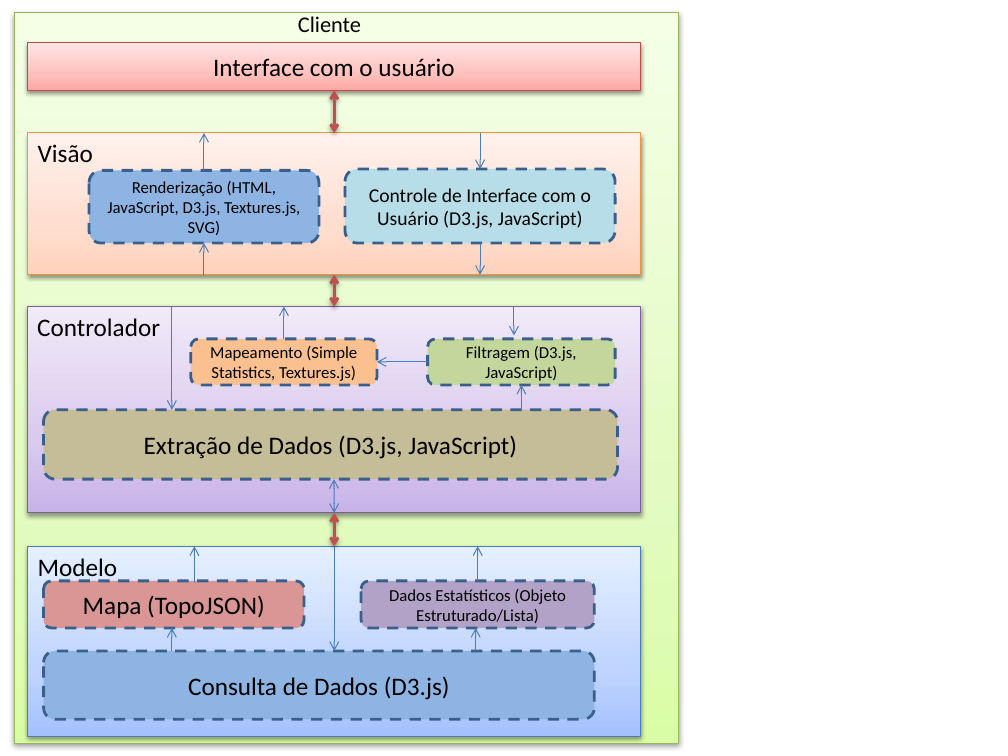
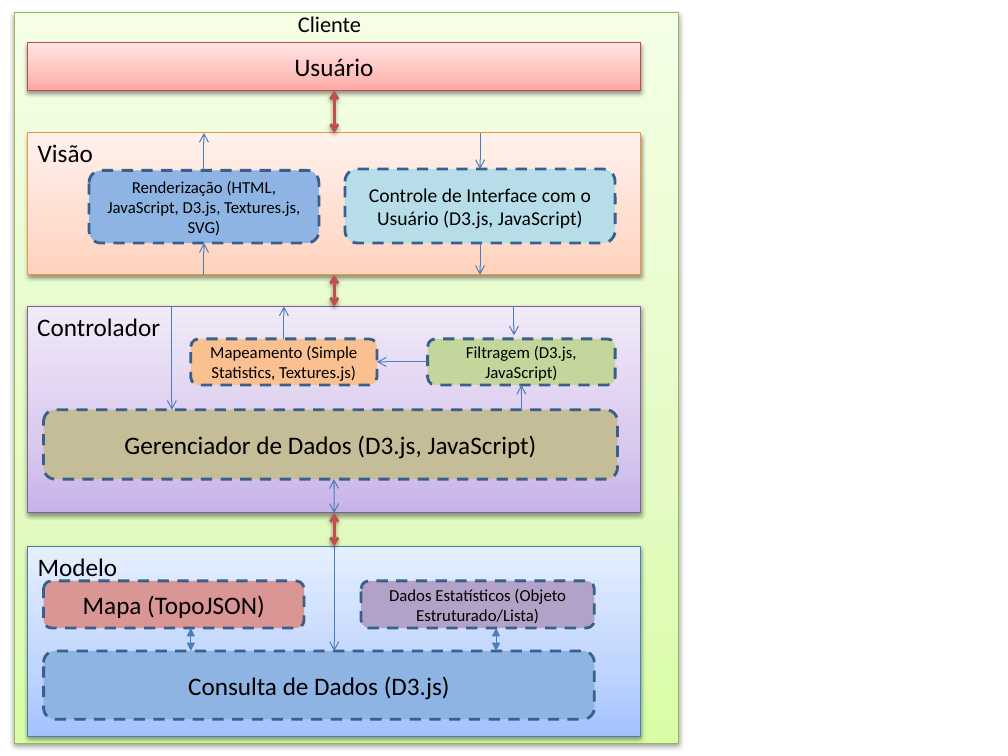
Before and after one commit to marcosbenaion/TCC, a slide deck: slide 5 of Figuras TCC/Arquitetura.pptx. Drawn at 1008x756 pixels with LibreOffice and Linux fonts; fonts in the diff are those of the drawing. Boxes give left, top, right and bottom in pixels: in the first picture for what was removed or moved away, otherwise in the second. Text is boxed around its words. In the diff, an @@ line names an element or a change of style, - is before the commit and + after.

```diff
--- a/Figuras TCC/Arquitetura.pptx
+++ b/Figuras TCC/Arquitetura.pptx
@@ text in rectangle at [294,58,373,77]: text changed @@
-Interface com o usuário
+Usuário
@@ text in rounded rectangle at [124,436,537,459]: text changed @@
-Extração de Dados (D3.js, JavaScript)
+Gerenciador de Dados (D3.js, JavaScript)
@@ arrow removed from (195, 583) to (195, 546) @@
@@ arrow removed from (478, 581) to (478, 546) @@
@@ arrow moved from (171, 651) - (171, 628) to (191, 628) - (191, 651) @@
@@ arrow (191, 628) - (191, 651): arrow to double arrow @@
@@ arrow moved from (476, 651) - (476, 628) to (496, 628) - (496, 651) @@
@@ arrow (496, 628) - (496, 651): arrow to double arrow @@
```
Also in this commit, not shown: 1 other slide changed, 47 other files.
